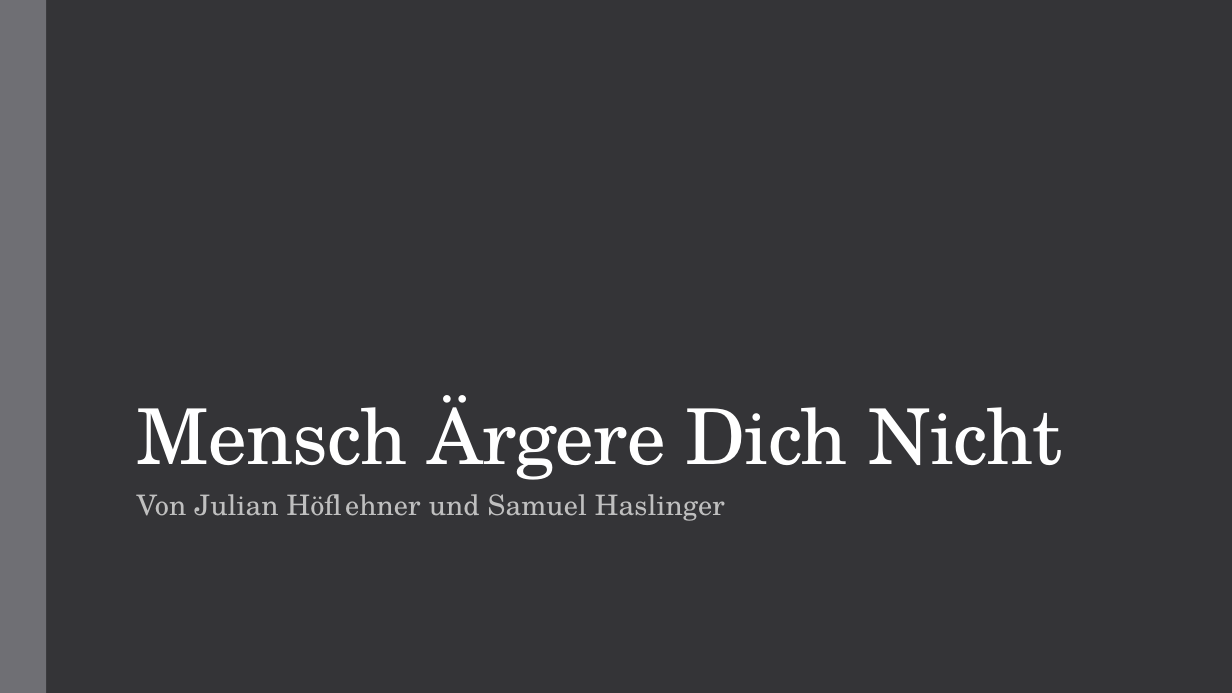
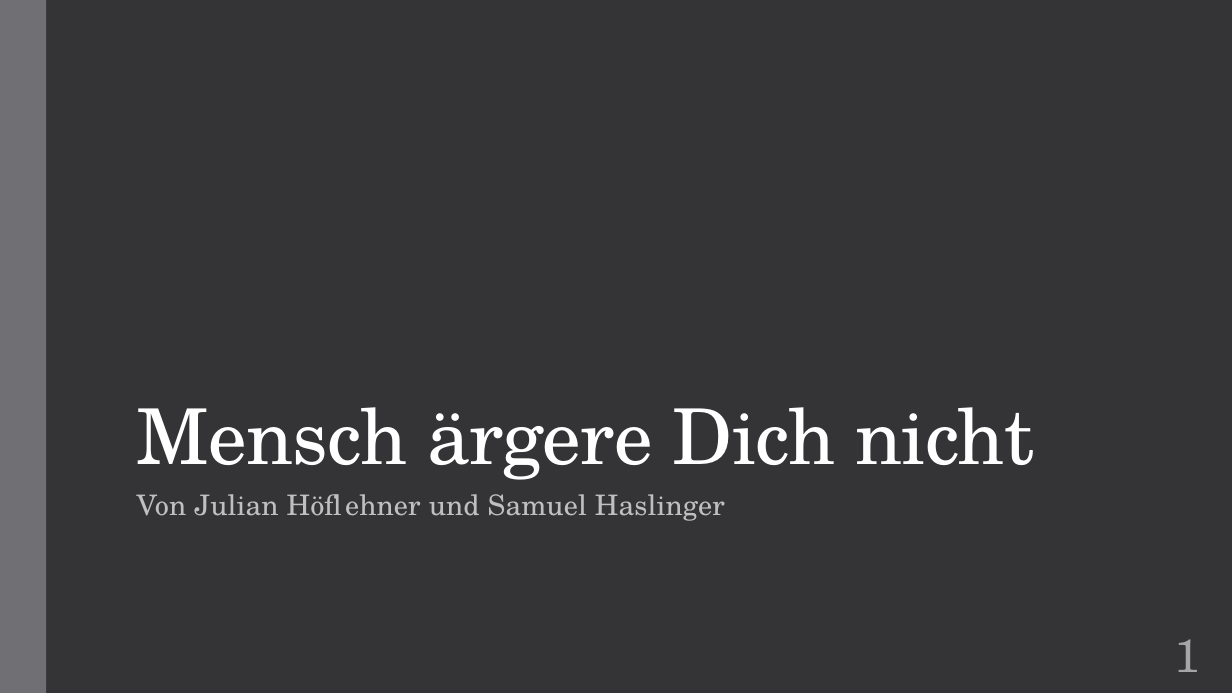
Before and after one commit to Wutze0/Mensch_Aergere_Dich_Nicht, a slide deck: slide 1 of MenschAergereDichNicht.pptx. Drawn at 1232x693 pixels with LibreOffice and Linux fonts; fonts in the diff are those of the drawing. Boxes give left, top, right and bottom in pixels: in the first picture for what was removed or moved away, otherwise in the second. Text is boxed around its words. In the diff, an @@ line names an element or a change of style, - is before the commit and + after.

```diff
--- a/MenschAergereDichNicht.pptx
+++ b/MenschAergereDichNicht.pptx
@@ title at <box>137,407,1034,480</box>: text changed @@
-Mensch Ärgere Dich Nicht
+Mensch ärgere Dich nicht
@@ page number added at <box>1174,639,1200,672</box>, 36 pt, text #A6A6A6 @@
+1
```
Also in this commit, not shown: 7 other slides changed, 7 slides added, 2 slides removed, 4 other files.
